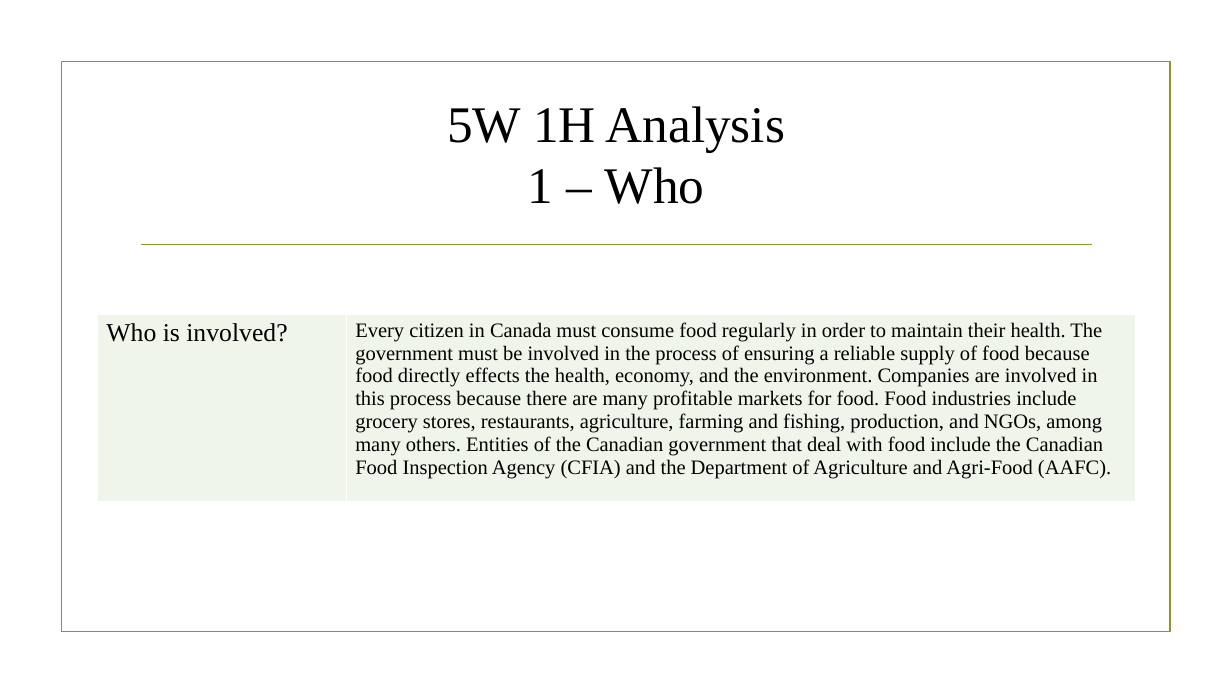
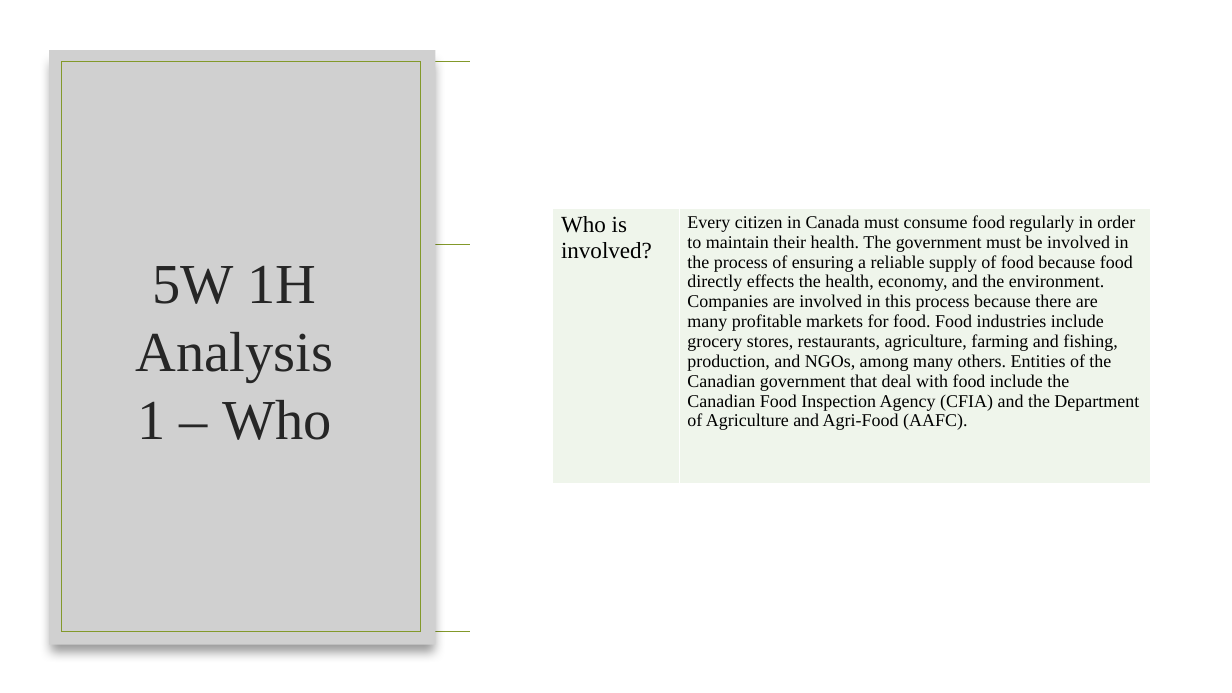
Before and after one commit to KrishnaCD93/DAAN-Capstone-Project, a slide deck: slide 5 of Capstone Presentation.pptx. Drawn at 1232x693 pixels with LibreOffice and Linux fonts; fonts in the diff are those of the drawing; grey boxes stand for pictures; background and template pictures are left out. Boxes give left, top, right and bottom in pixels: in the first picture for what was removed or moved away, otherwise in the second. Text is boxed around its words. In the diff, an @@ line names an element or a change of style, - is before the commit and + after.

```diff
--- a/Capstone Presentation.pptx
+++ b/Capstone Presentation.pptx
@@ rectangle added at <box>470,0,1232,693</box>, fill #FFFFFF @@
@@ picture added at <box>49,50,435,644</box> @@
@@ rectangle added at <box>61,62,420,632</box>, outline #83992A 1.25 pt @@
@@ title "5W 1H Analysis 1 – ...": place and size @@
-title "5W 1H Analysis 1 – ..." at <box>447,106,785,204</box>
+title "5W 1H Analysis 1 – ..." at <box>136,265,333,440</box>
@@ title "5W 1H Analysis 1 – ..." at <box>136,265,333,440</box>: size 40 to 44 pt, text colour #000000 to #262626 @@
@@ table at <box>553,208,1151,484</box> @@
@@ size 20 to 18 pt in "Who is involved?" @@
@@ size 16 to 14 pt @@
@@ table: place and size @@
-table at <box>97,314,1135,502</box>
+table at <box>553,208,1151,484</box>
```
Also in this commit, not shown: 21 other slides changed, 2 slides added, 11 other files.
